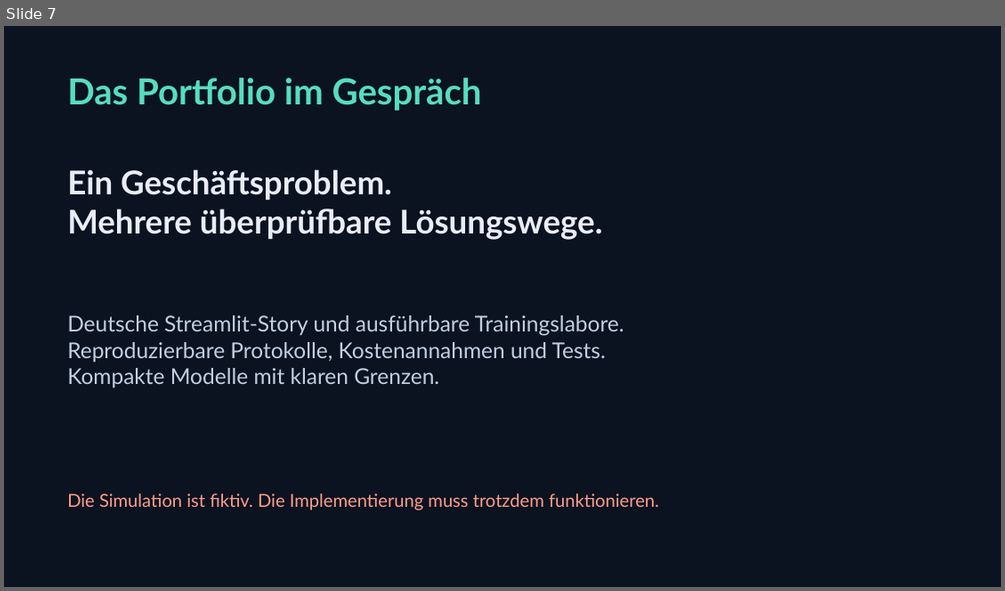
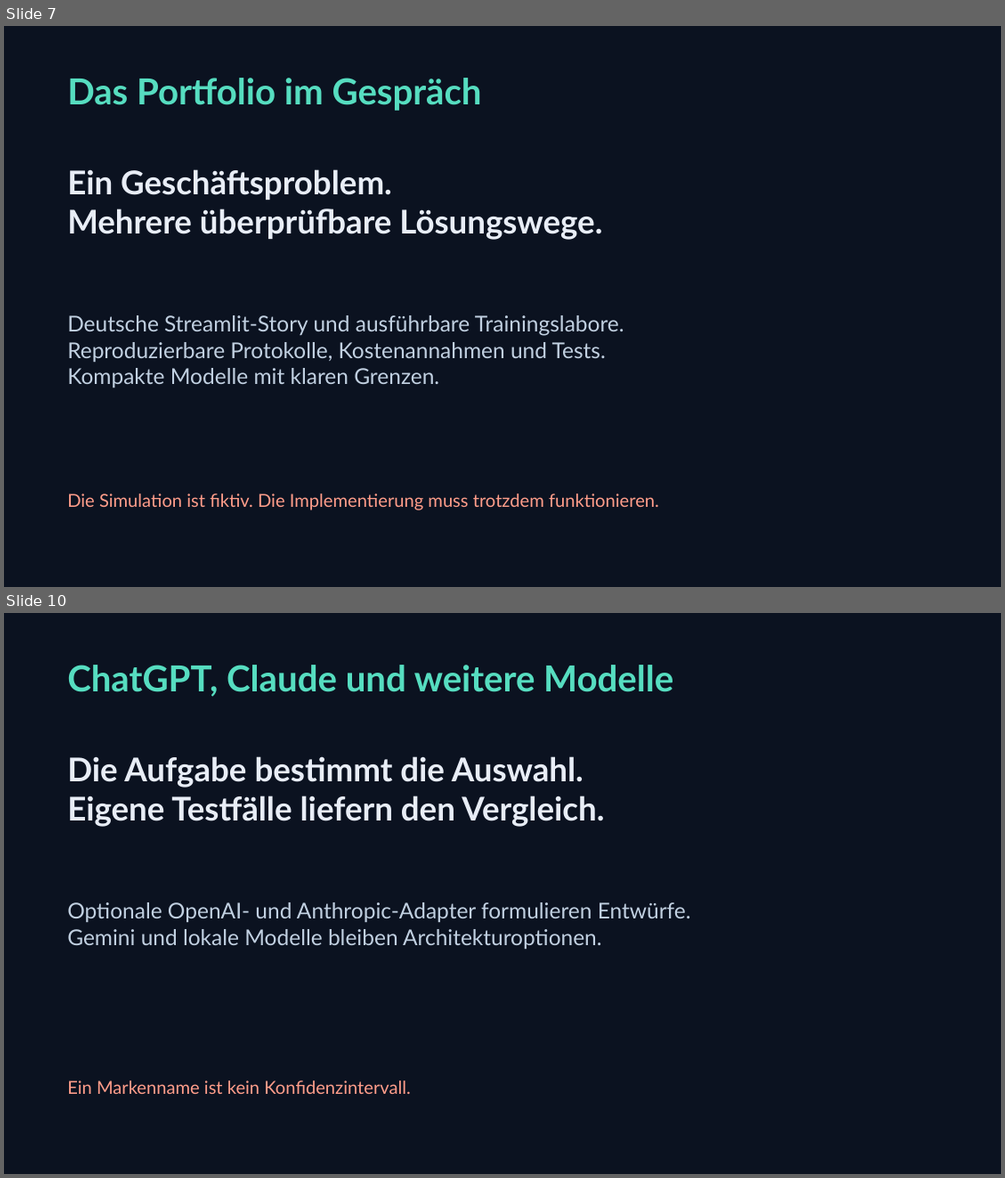
Before and after one commit to botsandbolts/Flight, a slide deck: assets/FLIGHT_Praesentation.pptx. Shown one above the other, each under a label of ours: slide 7 before the commit, slides 7 and 10 after it; the slides between them are not shown. The pictures are 1005x591 and 1005x1178 pixels, drawn with LibreOffice and Linux fonts; fonts in the diff are those of the drawing. Boxes give left, top, right and bottom in pixels: in the first picture for what was removed or moved away, otherwise in the second. Text is boxed around its words. In the diff, an @@ line names an element or a change of style, - is before the commit and + after.

Commit message:
Expand German AI organisation story, agent workflows, provider adapters and 15-slide presentation

```diff
--- a/assets/FLIGHT_Praesentation.pptx
+++ b/assets/FLIGHT_Praesentation.pptx
@@ slide 10 added at box(4, 613, 1001, 1174), background #0B1220 @@
@@ text added at box(67, 665, 673, 697), 34.5 pt, text #56DDC0, bold @@
+ChatGPT, Claude und weitere Modelle
@@ text added at box(67, 756, 604, 827), 31.5 pt, text #E8EDF6, bold @@
+Die Aufgabe bestimmt die Auswahl.
+Eigene Testfälle liefern den Vergleich.
@@ text added at box(67, 902, 691, 949), 21 pt, text #C1D0E1 @@
+Optionale OpenAI- und Anthropic-Adapter formulieren Entwürfe.
+Gemini und lokale Modelle bleiben Architekturoptionen.
@@ text added at box(67, 1080, 410, 1094), 17.2 pt, text #FF9D8A @@
+Ein Markenname ist kein Konfidenzintervall.
```
Also in this commit, not shown: 7 other slides added, 21 other files.
